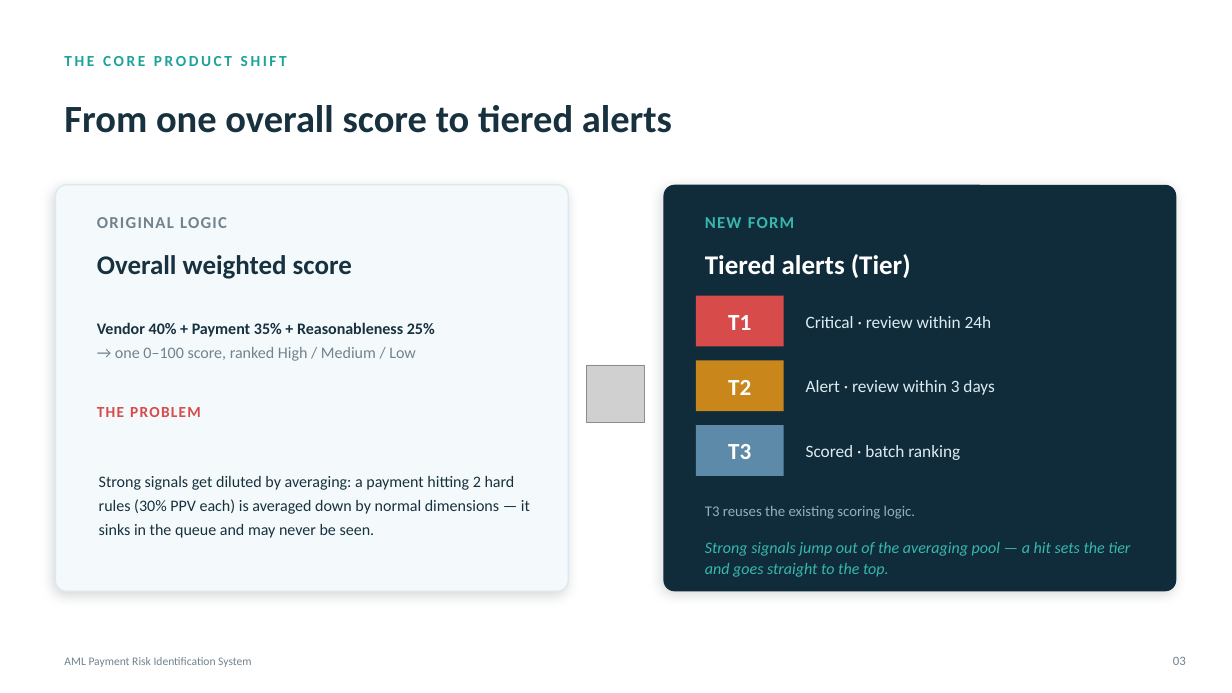
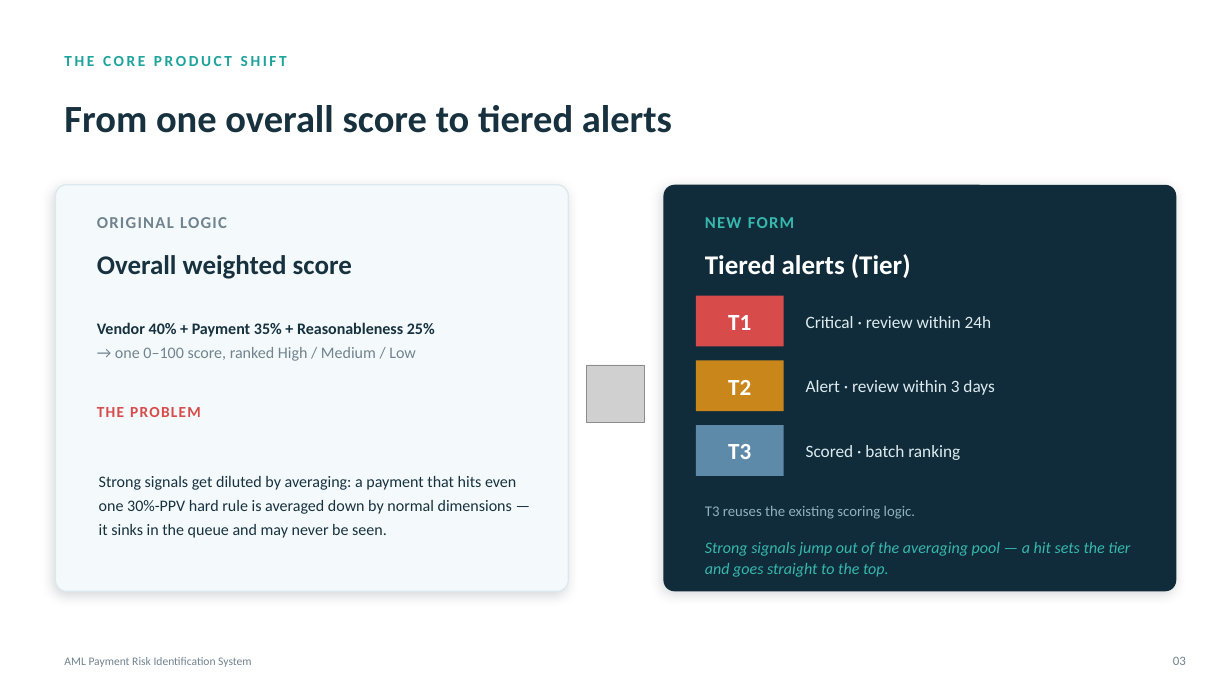
Before and after one commit to strangeromo-cloud/aml-backend, a slide deck: slide 3 of ppt/AML-System-Walkthrough-Legal-EN.pptx. Drawn at 1232x693 pixels with LibreOffice and Linux fonts; fonts in the diff are those of the drawing; grey boxes stand for pictures. Boxes give left, top, right and bottom in pixels: in the first picture for what was removed or moved away, otherwise in the second. Text is boxed around its words. In the diff, an @@ line names an element or a change of style, - is before the commit and + after.

```diff
--- a/ppt/AML-System-Walkthrough-Legal-EN.pptx
+++ b/ppt/AML-System-Walkthrough-Legal-EN.pptx
@@ text at [99, 476, 516, 538]: text changed @@
-Strong signals get diluted by averaging: a payment hitting 2 hard rules (30% PPV each) is averaged down by normal dimensions — it sinks in the queue and may never be seen.
+Strong signals get diluted by averaging: a payment that hits even one 30%-PPV hard rule is averaged down by normal dimensions — it sinks in the queue and may never be seen.
```
Also in this commit, not shown: 1 other slide changed, 3 other files.
